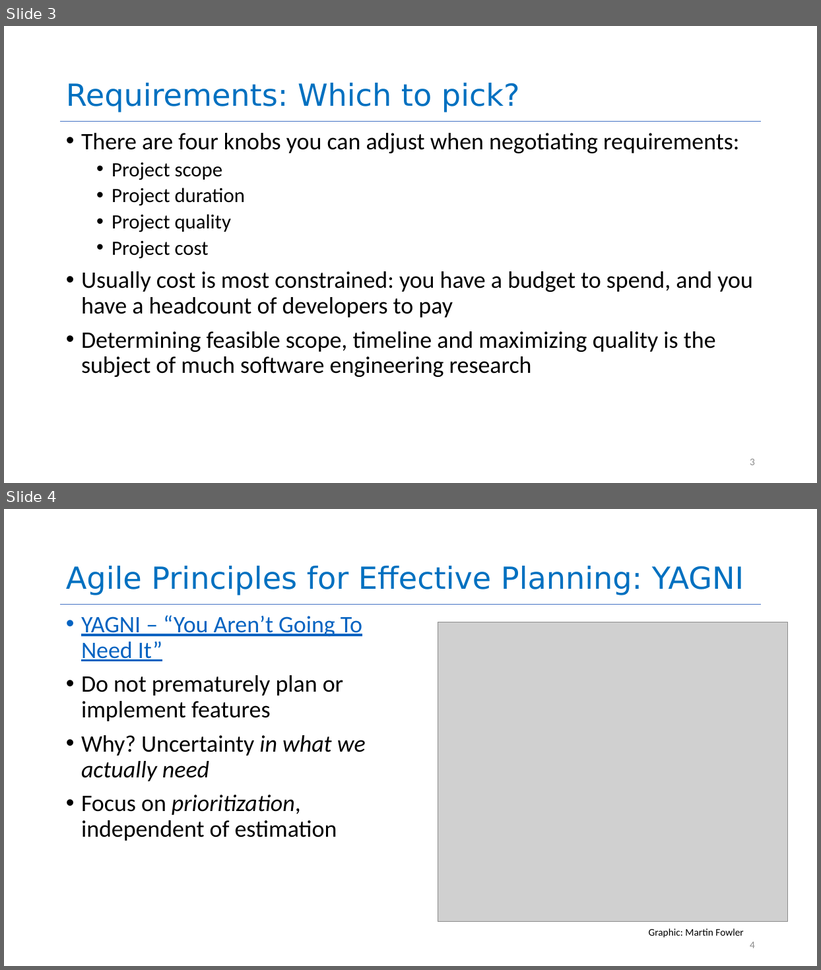
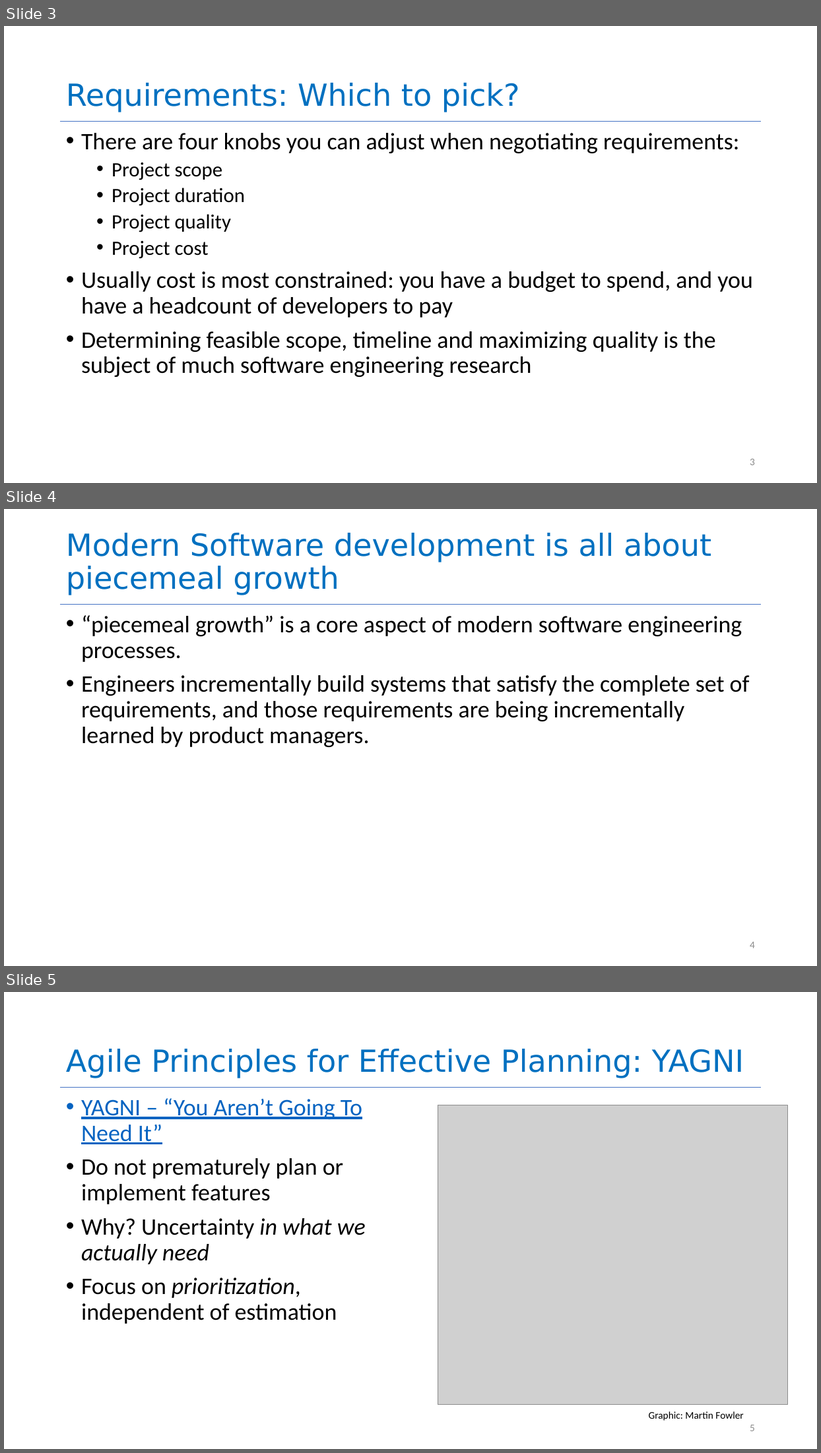
Before and after one commit to yashburshe/CS4530-Fall-2025, a slide deck: Slides/Module 07.3 Agile Planning and Estimation.pptx. Shown one above the other, each under a label of ours: slides 3 and 4 before the commit, slides 3, 4 and 5 after it. The pictures are 821x970 and 821x1453 pixels, drawn with LibreOffice and Linux fonts; fonts in the diff are those of the drawing; grey boxes stand for pictures. Boxes give left, top, right and bottom in pixels: in the first picture for what was removed or moved away, otherwise in the second. Text is boxed around its words. In the diff, an @@ line names an element or a change of style, - is before the commit and + after.

Commit message:
added a slide about piecemeal growth

```diff
--- a/Slides/Module 07.3 Agile Planning and Estimation.pptx
+++ b/Slides/Module 07.3 Agile Planning and Estimation.pptx
@@ slide 4 added at (x1=4, y1=509, x2=817, y2=966), background #FFFFFF; not listed: 1 template element that a slide beside it also shows @@
@@ title added at (x1=66, y1=533, x2=712, y2=595), 36 pt, text #0070C0 @@
+Modern Software development is all about piecemeal growth
@@ text added at (x1=81, y1=615, x2=750, y2=747), 28 pt, text #000000 @@
+• “piecemeal growth” is a core aspect of modern software engineering processes.
+• Engineers incrementally build systems that satisfy the complete set of requirements, and those requirements are being incrementally learned by product managers.
@@ page number added at (x1=750, y1=942, x2=755, y2=949), 12 pt, text #8C8C8C @@
+4
@@ what was slide 4 is now slide 5 @@
@@ page number at (x1=750, y1=1425, x2=755, y2=1432): text changed @@
-4
+5
```
Also in this commit, not shown: 1 other file.
